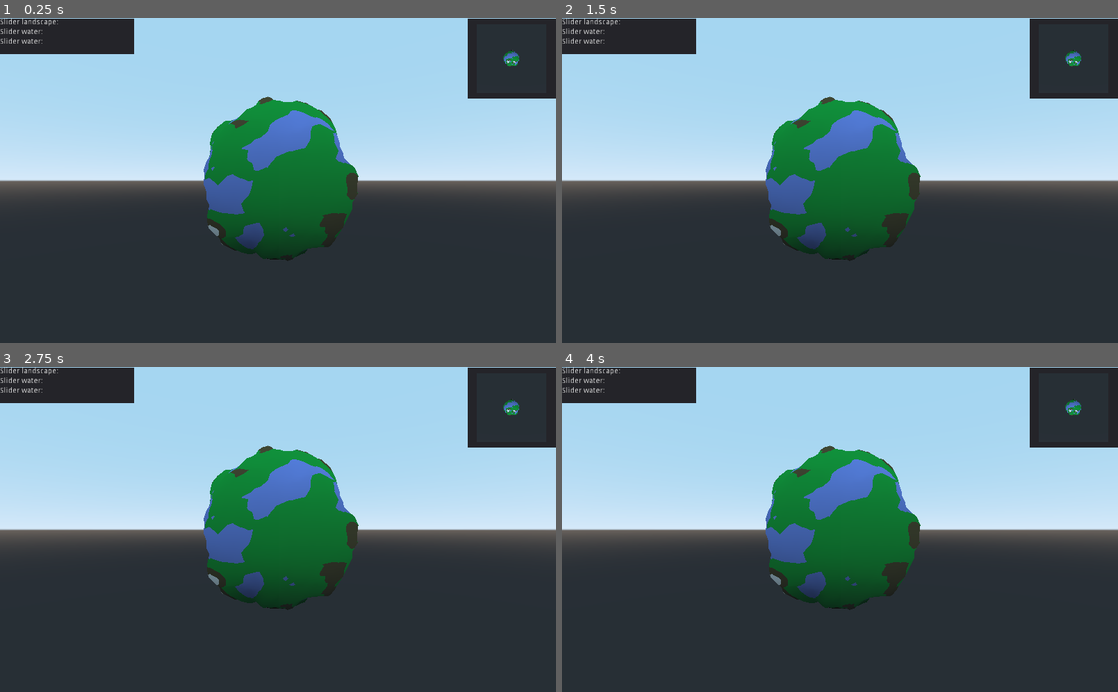
Above: before the commit, frames 1-4 (two rows, left to right).
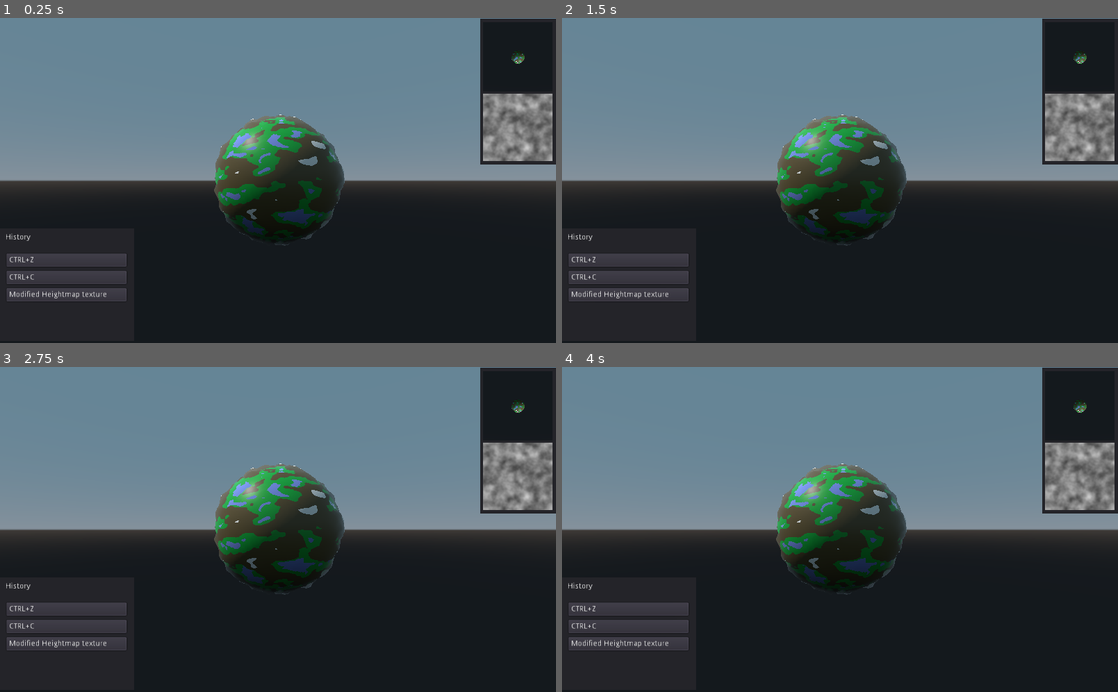
Above: after the commit, the same moments.

Repository: TimTheToad/PlanetCreator
Game: Godot game, scene res://Planet.tscn
Same seed, same stepped clock (60 frames per second), same inputs: the game is played once before the commit and once after it.
Inputs:
- Up to frame 1 (0.25 s): no input
- Up to frame 2 (1.5 s): tap Enter at 0.5 s; hold A (Planet) 0.53-1.28 s; tap Space at 1.25 s; tap A (Planet) at 1.35 s
- Up to frame 3 (2.75 s): tap Enter at 2 s; hold A (Planet) from 2.03 s (still down)
- Up to frame 4 (4 s): tap Space at 2.75 s; release A (Planet) at 2.78 s; tap A (Planet) at 2.85 s; tap Enter at 3.5 s; hold A (Planet) from 3.53 s (still down)

The runs differ from the first frame. In frame 1, 63% of the frame differs, in the area x 0-100%, y 0-88%; in frame 2, 63%; in frame 3, 63%; in frame 4, 63%.

Commit message:
Update

Diff:
--- /dev/null
+++ b/AlternateView.gd
@@ -0,0 +1,16 @@
+extends Panel
+
+
+# Declare member variables here. Examples:
+# var a = 2
+# var b = "text"
+
+
+# Called when the node enters the scene tree for the first time.
+func _ready():
+	pass # Replace with function body.
+
+
+# Called every frame. 'delta' is the elapsed time since the previous frame.
+#func _process(delta):
+#	pass
--- a/Planet.tscn
+++ b/Planet.tscn
@@ -1,6 +1,10 @@
-[gd_scene load_steps=7 format=2]
+[gd_scene load_steps=10 format=2]
+
+[ext_resource path="res://AlternateView.gd" type="Script" id=1]
 
 [sub_resource type="SphereMesh" id=1]
+radial_segments = 256
+rings = 128
 
 [sub_resource type="Shader" id=2]
 code = "shader_type spatial;
@@ -22,8 +26,18 @@
 varying float vertex_height;
 
 void vertex() {
-	VERTEX = VERTEX + NORMAL * texture(heightmap, UV).rgb * slider;
-	vertex_height = length(VERTEX) - 1.0;
+	float noise = texture(heightmap, UV).r;
+	vertex_height = noise;
+	vec3 offset = NORMAL * noise * slider;
+	float isWater = step(water_amount, noise);
+
+	// Landscape
+	VERTEX += offset * isWater;
+
+	// Waves
+	float waveNoise = texture(heightmap, UV + TIME * 0.1).r;
+	offset = NORMAL * noise * (slider - 0.1) + NORMAL * waveNoise * 0.05;
+	VERTEX += offset * (1.0 - isWater);
 }
 
 void fragment() {
@@ -40,34 +54,48 @@
 
 	// Mountain color
 	ALBEDO = color.rgb;
+	METALLIC = 0.1 * (1.0 - isWater);
+	ROUGHNESS = 0.4 * (isWater);
 }"
 
-[sub_resource type="OpenSimplexNoise" id=5]
-
-[sub_resource type="NoiseTexture" id=6]
+[sub_resource type="OpenSimplexNoise" id=3]
+seed = 23
+
+[sub_resource type="NoiseTexture" id=4]
+width = 1024
+height = 1024
 seamless = true
-noise = SubResource( 5 )
-
-[sub_resource type="ShaderMaterial" id=3]
+noise = SubResource( 3 )
+
+[sub_resource type="ShaderMaterial" id=5]
 shader = SubResource( 2 )
 shader_param/ground_color = Color( 0.0666667, 0.694118, 0.239216, 1 )
 shader_param/mountain_color = Color( 0.396078, 0.337255, 0.2, 1 )
 shader_param/snow_color = Color( 1, 1, 1, 1 )
 shader_param/water_color = Color( 0.513726, 0.6, 0.933333, 1 )
-shader_param/slider = 0.7
-shader_param/water_amount = 0.32
-shader_param/mountain_amount = 0.42
-shader_param/snow_amount = 0.46
-shader_param/heightmap = SubResource( 6 )
-
-[sub_resource type="ViewportTexture" id=4]
+shader_param/slider = 0.26
+shader_param/water_amount = 0.39
+shader_param/mountain_amount = 0.47
+shader_param/snow_amount = 0.66
+shader_param/heightmap = SubResource( 4 )
+
+[sub_resource type="ViewportTexture" id=6]
 viewport_path = NodePath("Viewport")
 
+[sub_resource type="OpenSimplexNoise" id=7]
+
+[sub_resource type="NoiseTexture" id=8]
+seamless = true
+noise = SubResource( 7 )
+
 [node name="Spatial" type="Spatial"]
+
+[node name="DirectionalLight" type="DirectionalLight" parent="."]
+transform = Transform( 1, 0, 0, 0, 0.598842, 0.800867, 0, -0.800867, 0.598842, 0, 3.7832, 0 )
 
 [node name="Planet Mesh" type="MeshInstance" parent="."]
 mesh = SubResource( 1 )
-material/0 = SubResource( 3 )
+material/0 = SubResource( 5 )
 
 [node name="GUI" type="Control" parent="."]
 anchor_right = 1.0
@@ -78,51 +106,119 @@
 "_edit_use_anchors_": false
 }
 
-[node name="Panel" type="Panel" parent="GUI"]
+[node name="History" type="Panel" parent="GUI"]
+anchor_top = 0.645
+anchor_bottom = 0.882
 margin_right = 247.0
 margin_bottom = 66.0
-
-[node name="HBoxContainer" type="VBoxContainer" parent="GUI/Panel"]
-margin_right = 245.0
+__meta__ = {
+"_edit_use_anchors_": false
+}
+
+[node name="VBoxContainer" type="VBoxContainer" parent="GUI/History"]
+margin_left = 10.0
+margin_top = 10.0
+margin_right = 235.0
 margin_bottom = 109.0
-
-[node name="Label" type="Label" parent="GUI/Panel/HBoxContainer"]
-margin_right = 245.0
-margin_bottom = 14.0
-text = "Slider landscape: "
-
-[node name="Label2" type="Label" parent="GUI/Panel/HBoxContainer"]
-margin_top = 18.0
-margin_right = 245.0
-margin_bottom = 32.0
-text = "Slider water: "
-
-[node name="Label3" type="Label" parent="GUI/Panel/HBoxContainer"]
-margin_top = 36.0
-margin_right = 245.0
-margin_bottom = 50.0
-text = "Slider water: "
+size_flags_vertical = 3
+__meta__ = {
+"_edit_use_anchors_": false
+}
+
+[node name="Title" type="Label" parent="GUI/History/VBoxContainer"]
+margin_right = 225.0
+margin_bottom = 31.0
+text = "History
+"
+__meta__ = {
+"_edit_use_anchors_": false
+}
+
+[node name="VBoxContainer2" type="VBoxContainer" parent="GUI/History/VBoxContainer"]
+margin_top = 35.0
+margin_right = 225.0
+margin_bottom = 127.0
+__meta__ = {
+"_edit_use_anchors_": false
+}
+
+[node name="Panel" type="PanelContainer" parent="GUI/History/VBoxContainer/VBoxContainer2"]
+margin_right = 225.0
+margin_bottom = 28.0
+
+[node name="Label" type="Label" parent="GUI/History/VBoxContainer/VBoxContainer2/Panel"]
+margin_left = 7.0
+margin_top = 7.0
+margin_right = 218.0
+margin_bottom = 21.0
+text = "CTRL+Z"
+
+[node name="Panel2" type="PanelContainer" parent="GUI/History/VBoxContainer/VBoxContainer2"]
+margin_top = 32.0
+margin_right = 225.0
+margin_bottom = 60.0
+
+[node name="Label2" type="Label" parent="GUI/History/VBoxContainer/VBoxContainer2/Panel2"]
+margin_left = 7.0
+margin_top = 7.0
+margin_right = 218.0
+margin_bottom = 21.0
+text = "CTRL+C"
+
+[node name="Panel3" type="PanelContainer" parent="GUI/History/VBoxContainer/VBoxContainer2"]
+margin_top = 64.0
+margin_right = 225.0
+margin_bottom = 92.0
+
+[node name="Label3" type="Label" parent="GUI/History/VBoxContainer/VBoxContainer2/Panel3"]
+margin_left = 7.0
+margin_top = 7.0
+margin_right = 218.0
+margin_bottom = 21.0
+text = "Modified Heightmap texture"
 
 [node name="AlternateView" type="Panel" parent="GUI"]
-anchor_left = 0.768
-anchor_right = 0.889
-margin_left = 74.568
-margin_right = 115.664
-margin_bottom = 148.0
-__meta__ = {
-"_edit_use_anchors_": false
-}
-
-[node name="TextureRect" type="TextureRect" parent="GUI/AlternateView"]
+anchor_left = 1.0
+anchor_right = 1.0
+margin_left = -140.0
+margin_bottom = 270.0
+size_flags_horizontal = 3
+size_flags_vertical = 3
+script = ExtResource( 1 )
+__meta__ = {
+"_edit_use_anchors_": false
+}
+
+[node name="VBoxContainer" type="VBoxContainer" parent="GUI/AlternateView"]
 anchor_left = 0.5
-anchor_top = 0.5
 anchor_right = 0.5
-anchor_bottom = 0.5
-margin_left = -65.5
-margin_top = -64.5
-margin_right = 190.5
-margin_bottom = 191.5
-texture = SubResource( 4 )
+margin_left = -64.0
+margin_top = 7.0
+margin_right = 64.0
+margin_bottom = 263.0
+__meta__ = {
+"_edit_use_anchors_": false
+}
+
+[node name="ViewportTex" type="TextureRect" parent="GUI/AlternateView/VBoxContainer"]
+margin_right = 128.0
+margin_bottom = 128.0
+size_flags_horizontal = 3
+size_flags_vertical = 3
+texture = SubResource( 6 )
+__meta__ = {
+"_edit_use_anchors_": false
+}
+
+[node name="NoiseTex" type="TextureRect" parent="GUI/AlternateView/VBoxContainer"]
+margin_top = 132.0
+margin_right = 128.0
+margin_bottom = 256.0
+size_flags_horizontal = 3
+size_flags_vertical = 3
+texture = SubResource( 8 )
+expand = true
+stretch_mode = 1
 __meta__ = {
 "_edit_use_anchors_": false
 }
--- a/default_env.tres
+++ b/default_env.tres
@@ -5,3 +5,4 @@
 [resource]
 background_mode = 2
 background_sky = SubResource( 1 )
+background_energy = 0.35
